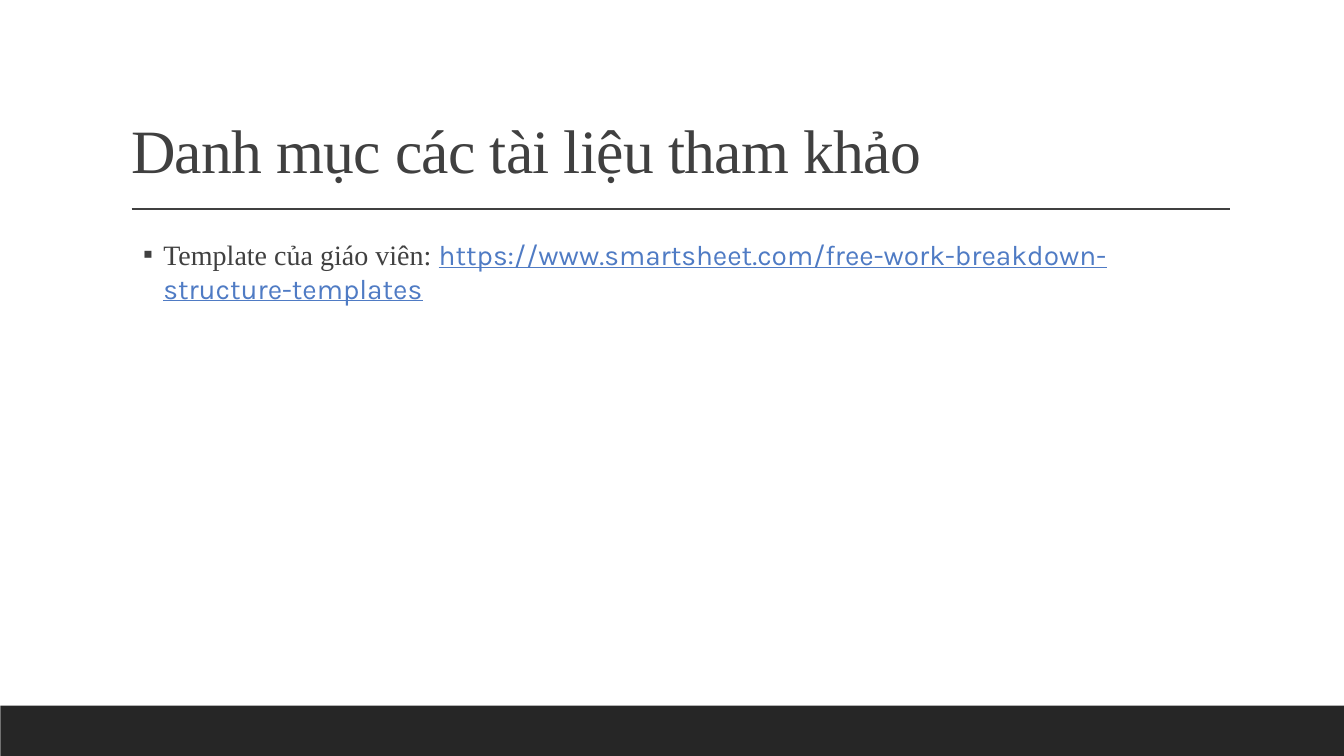
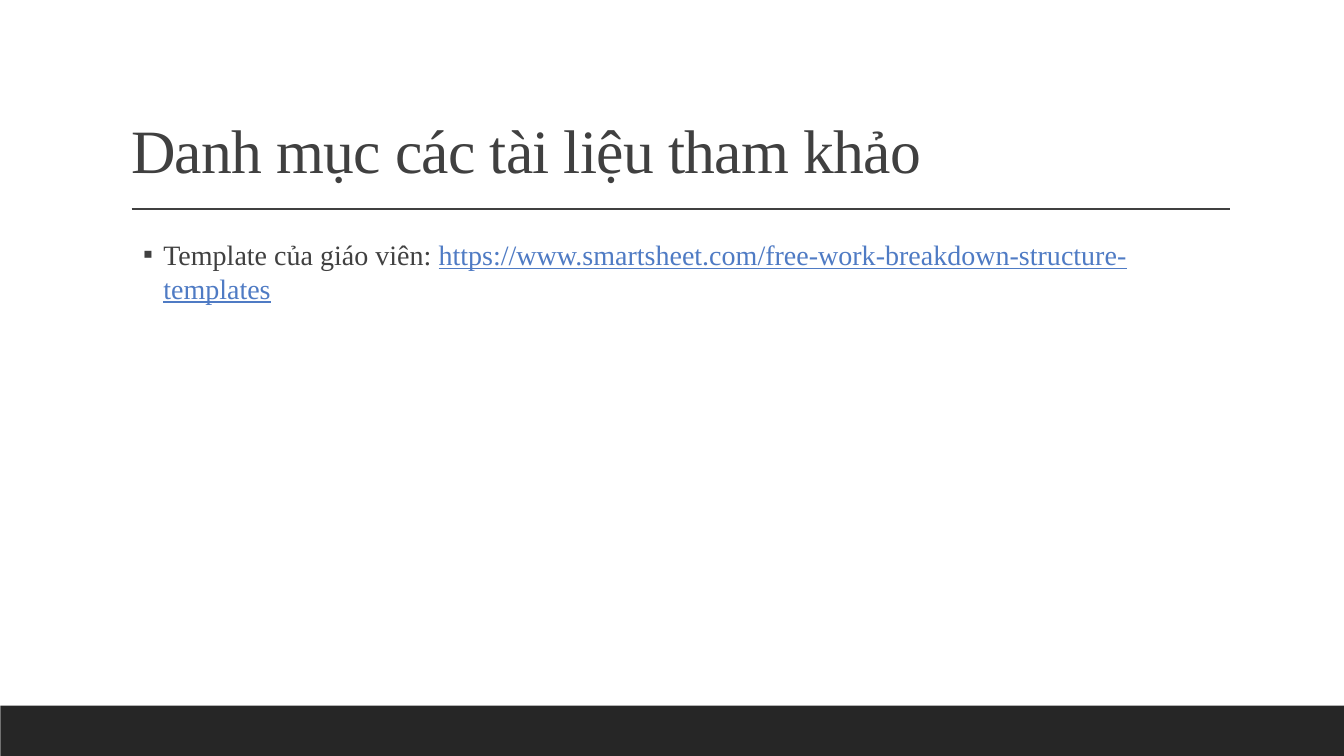
Before and after one commit to huynhquangminh/18HCB_QuanLyQuyTrinhPhanMem, a slide deck: slide 3 of Documents/Tuan2/Nhom_3_Tuan_2.pptx. Drawn at 1344x756 pixels with LibreOffice and Linux fonts; fonts in the diff are those of the drawing. Boxes give left, top, right and bottom in pixels: in the first picture for what was removed or moved away, otherwise in the second. Text is boxed around its words. In the diff, an @@ line names an element or a change of style, - is before the commit and + after.

Commit message:
Cập nhật thành viên và tạo DOD

```diff
--- a/Documents/Tuan2/Nhom_3_Tuan_2.pptx
+++ b/Documents/Tuan2/Nhom_3_Tuan_2.pptx
@@ text "Template của giáo viên: https://www.smartsheet.com/free-work ..." at (x1=163, y1=245, x2=1127, y2=304): font Karla to Times New Roman in "https://www.smartsheet.com/free-work-breakdown-structure-tem ..." @@
```
Also in this commit, not shown: 3 other slides changed, 4 other files.
